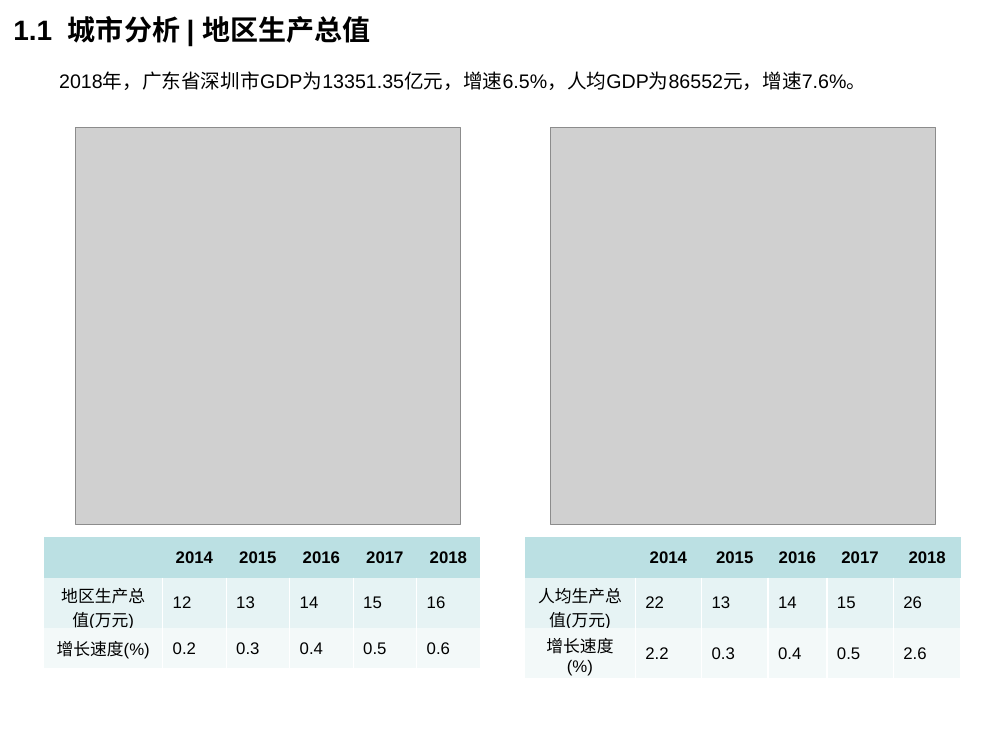
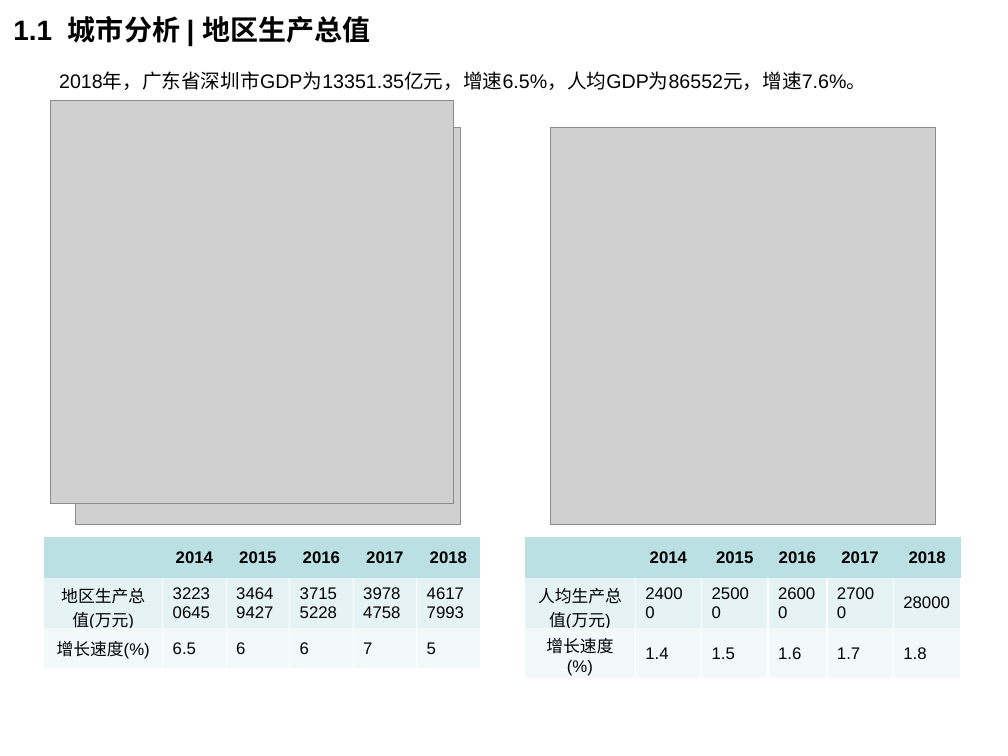
Before and after one commit to lizhou828/python_hello_world, a slide deck: slide 4 of helloWorld/ppt_template/diyun_land_report_result.pptx. Drawn at 1008x756 pixels with LibreOffice and Linux fonts; fonts in the diff are those of the drawing; grey boxes stand for pictures; background and template pictures are left out. Boxes give left, top, right and bottom in pixels: in the first picture for what was removed or moved away, otherwise in the second. Text is boxed around its words. In the diff, an @@ line names an element or a change of style, - is before the commit and + after.

```diff
--- a/helloWorld/ppt_template/diyun_land_report_result.pptx
+++ b/helloWorld/ppt_template/diyun_land_report_result.pptx
@@ picture added at box(50, 101, 454, 504) @@
@@ table at box(43, 536, 480, 678) @@
-row 2: 地区生产总值(万元) | 12 | 13 | 14 | 15 | 16
+row 2: 地区生产总值(万元) | 32230645 | 34649427 | 37155228 | 39784758 | 46177993
-row 3: 增长速度(%) | 0.2 | 0.3 | 0.4 | 0.5 | 0.6
+row 3: 增长速度(%) | 6.5 | 6 | 6 | 7 | 5
@@ table at box(525, 536, 963, 678) @@
-row 2: 人均生产总值(万元) | 22 | 13 | 14 | 15 | 26
+row 2: 人均生产总值(万元) | 24000 | 25000 | 26000 | 27000 | 28000
-row 3: 增长速度(%) | 2.2 | 0.3 | 0.4 | 0.5 | 2.6
+row 3: 增长速度(%) | 1.4 | 1.5 | 1.6 | 1.7 | 1.8
```
Also in this commit, not shown: 9 other slides changed, 5 other files.
